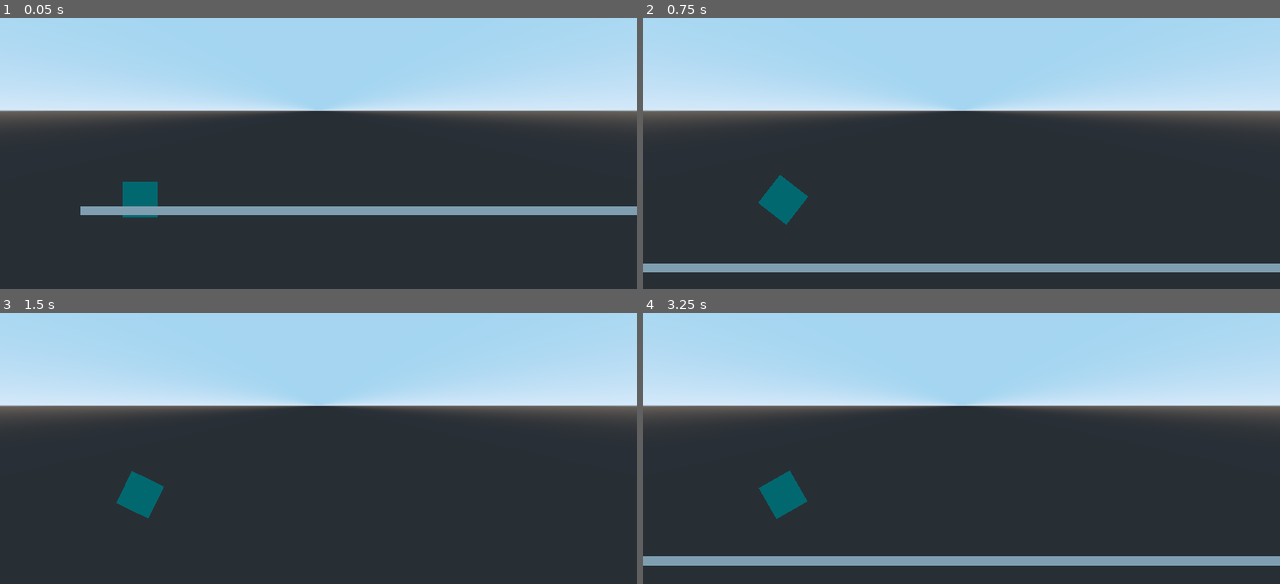
Above: before the commit, frames 1-4 (two rows, left to right).
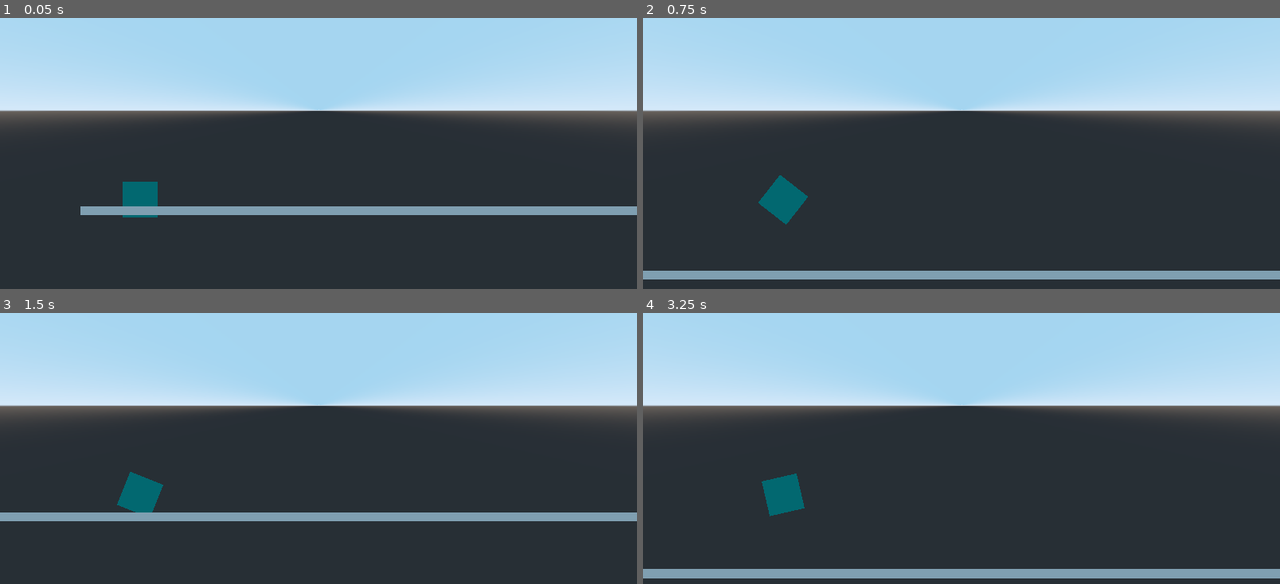
Above: after the commit, the same moments.

Repository: alexandremassaro/not-geometry-dash
Game: Godot game, scene res://Main.tscn
Two runs of this game, one before a commit and one after it. Both use one fixed random seed, a clock stepped at 60 frames per second and the inputs below.
Inputs:
- Up to frame 1 (0.05 s): no input
- Up to frame 2 (0.75 s): tap Enter at 0.5 s; hold Space (jump) from 0.53 s (still down)
- Up to frame 3 (1.5 s): release Space (jump) at 1.28 s; tap Space (jump) at 1.35 s
- Up to frame 4 (3.25 s): tap Space (jump) at 1.52, 1.82, 2.85, 3.02 s; hold Space (jump) 2.03-2.78 s

Frame 1 is identical in both runs. In frame 2, 5.3% of the frame differs, in the area x 0-100%, y 63-97%; in frame 3, 3.3%; in frame 4, 7.2%, in the area x 0-100%, y 58-98%.

Commit message:
Figured out Rigid body movement to make box jump.
Also, got collision with ground to see if the box can jump.

Diff:
--- a/Scenes/MainScenes/Player.tscn
+++ b/Scenes/MainScenes/Player.tscn
@@ -1,37 +1,45 @@
-[gd_scene load_steps=6 format=2]
+[gd_scene load_steps=7 format=2]
 
 [ext_resource path="res://Scripts/Player.gd" type="Script" id=1]
 
-[sub_resource type="PhysicsMaterial" id=4]
+[sub_resource type="PhysicsMaterial" id=1]
 friction = 0.0
 absorbent = true
 
-[sub_resource type="BoxShape" id=3]
+[sub_resource type="BoxShape" id=2]
 
-[sub_resource type="SpatialMaterial" id=1]
+[sub_resource type="SpatialMaterial" id=3]
 albedo_color = Color( 0, 1, 0.929412, 1 )
 metallic = 0.7
 
-[sub_resource type="CubeMesh" id=2]
-material = SubResource( 1 )
+[sub_resource type="CubeMesh" id=4]
+material = SubResource( 3 )
+
+[sub_resource type="BoxShape" id=5]
 
 [node name="Player" type="Spatial"]
 script = ExtResource( 1 )
 
 [node name="RigidBody" type="RigidBody" parent="."]
-physics_material_override = SubResource( 4 )
+physics_material_override = SubResource( 1 )
 gravity_scale = 5.0
 axis_lock_linear_z = true
+axis_lock_angular_x = true
 axis_lock_angular_y = true
 linear_velocity = Vector3( 10, 0, 0 )
 linear_damp = 0.0
 
 [node name="CollisionShape" type="CollisionShape" parent="RigidBody"]
-shape = SubResource( 3 )
+shape = SubResource( 2 )
 
 [node name="MeshInstance" type="MeshInstance" parent="RigidBody"]
-mesh = SubResource( 2 )
+mesh = SubResource( 4 )
 material/0 = null
+
+[node name="FloorCollider" type="Area" parent="RigidBody"]
+
+[node name="CollisionShape" type="CollisionShape" parent="RigidBody/FloorCollider"]
+shape = SubResource( 5 )
 
 [node name="CameraGimble" type="Spatial" parent="."]
 
@@ -42,3 +50,5 @@
 projection = 1
 current = true
 size = 20.0
+[connection signal="body_entered" from="RigidBody/FloorCollider" to="." method="_on_FloorCollider_body_entered"]
+[connection signal="body_exited" from="RigidBody/FloorCollider" to="." method="_on_FloorCollider_body_exited"]
--- a/Scenes/Maps/DefaultLevel.tscn
+++ b/Scenes/Maps/DefaultLevel.tscn
@@ -11,7 +11,9 @@
 [node name="StereoMadness" type="Spatial"]
 script = ExtResource( 1 )
 
-[node name="Floor" type="StaticBody" parent="."]
+[node name="Floor" type="StaticBody" parent="." groups=[
+"floor",
+]]
 transform = Transform( 1, 0, 0, 0, 1, 0, 0, 0, 1, 23, -0.25, 0 )
 
 [node name="CollisionShape" type="CollisionShape" parent="Floor"]
--- a/Scenes/Maps/StereoMadness.tscn
+++ b/Scenes/Maps/StereoMadness.tscn
@@ -8,7 +8,9 @@
 
 [node name="StereoMadness" type="Spatial"]
 
-[node name="Floor" type="StaticBody" parent="."]
+[node name="Floor" type="StaticBody" parent="." groups=[
+"floor",
+]]
 transform = Transform( 1, 0, 0, 0, 1, 0, 0, 0, 1, 247, -0.25, 0 )
 
 [node name="CollisionShape" type="CollisionShape" parent="Floor"]
--- a/Scripts/Player.gd
+++ b/Scripts/Player.gd
@@ -2,40 +2,53 @@
 
 onready var body = get_node("RigidBody")
 onready var camera_gimble = get_node("CameraGimble")
+onready var floor_collider = get_node("FloorCollider")
 
-#func _input(event):
-#	if event.is_action_pressed("jump") and is_on_floor():
-#		jump()
+var floor_contacts := 0
+
+var new_max_vel = 0.0
+var new_min_vel = 10000.0
+var median_vel = []
+
 var force = 0.0
+var on_the_ground = false
 
-func _process(delta):
+func _process(_delta):
 
 	camera_gimble.translation = body.translation
 
 	if Input.is_action_pressed("jump"):
 		jump()
 
-func _physics_process(delta):
-#	if body.linear_velocity.x > 10:
-#		force -= 0.1
-#	elif body.linear_velocity.x < 10:
-#		force += 0.1
-#	else:
-#		force = 0.0
-#	body.add_central_force(Vector3(force, 0, 0))
+func _physics_process(_delta):
+	if body.linear_velocity.x <= 10:
+		force += 0.2
+	else:
+		force = 0.0
 
-	print("Acceleration : " + String(force) + " Velocity: " + String(body.linear_velocity.x))
+	body.add_central_force(Vector3(force, 0, 0))
 
-#func _physics_process(delta):
-#	velocity.y += GRAVITY * delta
-#	velocity.x = SPEED
-#	print(is_on_floor())
-#
-#	velocity = move_and_slide(velocity, Vector3.UP)
+	on_the_ground = floor_contacts
+#	if not on_the_ground : print(on_the_ground)
 
 
 func jump():
-
-	if body.linear_velocity.y <= 1.0 and body.linear_velocity.y >= -1.0:
+	if not on_the_ground:
+		return
+	else:
 		body.linear_velocity.y = 20.0
 		body.angular_velocity.z = -4.0
+
+
+func _on_FloorCollider_body_entered(body):
+	print("Touched Something")
+	if body.is_in_group("floor"):
+		print("Touched floor")
+		floor_contacts += 1
+
+
+func _on_FloorCollider_body_exited(body):
+	print("Left Something")
+	if body.is_in_group("floor"):
+		print("Left floor")
+		floor_contacts -= 1
Not shown, changed: README.md
